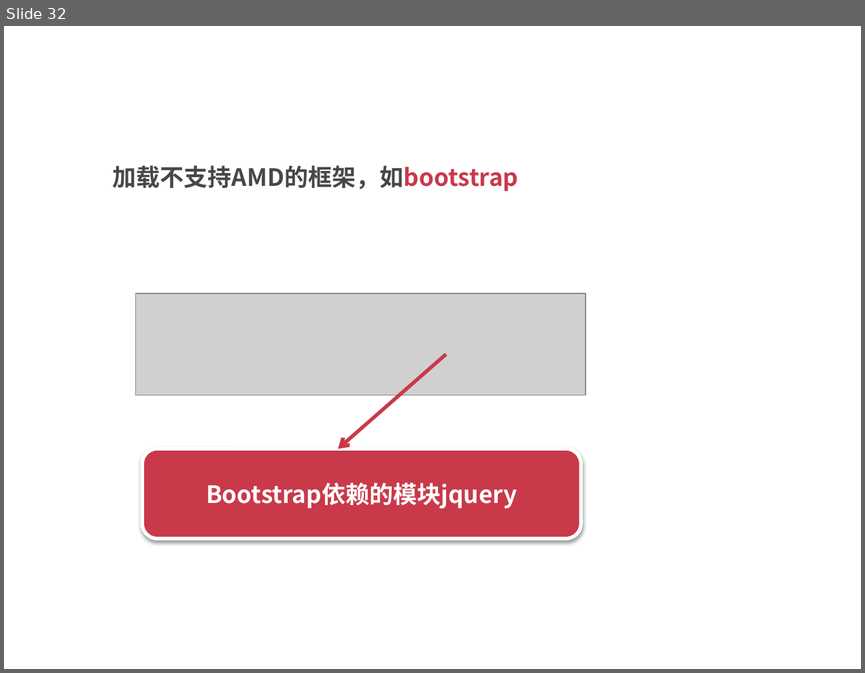
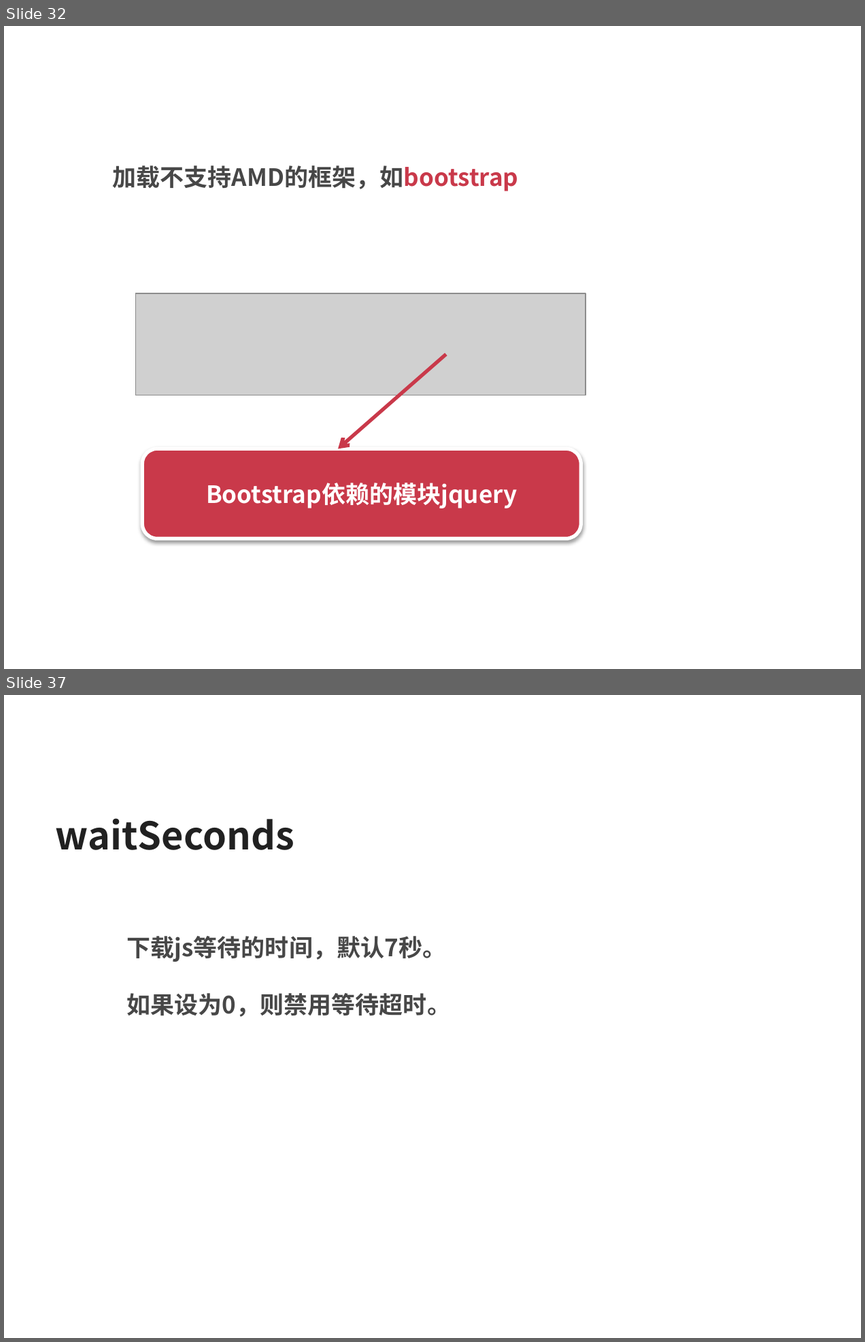
Before and after one commit to silvajs/lecturer, a slide deck: requirejs/doc/requirejs.pptx. Shown one above the other, each under a label of ours: slide 32 before the commit, slides 32 and 37 after it; the slides between them are not shown. The pictures are 865x673 and 865x1342 pixels, drawn with LibreOffice and Linux fonts; fonts in the diff are those of the drawing; grey boxes stand for pictures. Boxes give left, top, right and bottom in pixels: in the first picture for what was removed or moved away, otherwise in the second. Text is boxed around its words. In the diff, an @@ line names an element or a change of style, - is before the commit and + after.

```diff
--- a/requirejs/doc/requirejs.pptx
+++ b/requirejs/doc/requirejs.pptx
@@ slide 37 added at <box>4,695,861,1338</box>, background #FFFFFF @@
@@ text added at <box>55,818,294,850</box>, 32 pt, text #212121, bold @@
+waitSeconds
@@ text added at <box>127,936,451,1017</box>, 20 pt, text #474747, bold @@
+  下载js等待的时间，默认7秒。
+  如果设为0，则禁用等待超时。
```
Also in this commit, not shown: 6 other slides added, 1 other file.
